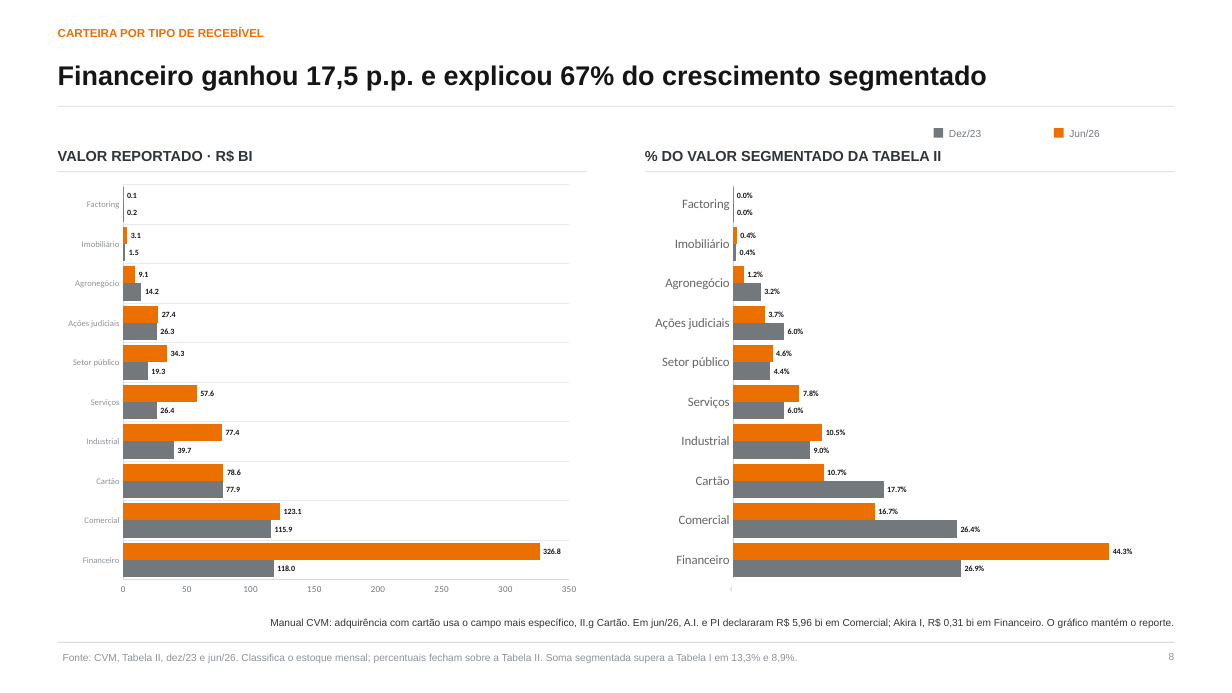
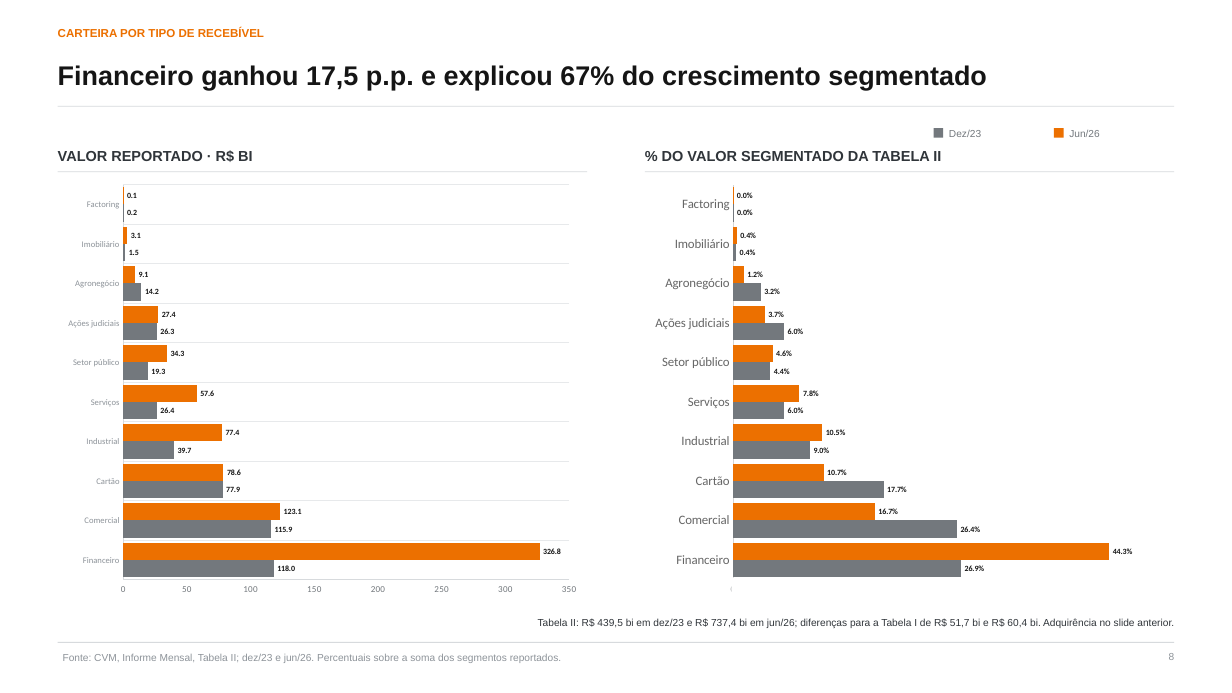
Before and after one commit to abalroar/fidc, a slide deck: slide 8 of data/industry_study/generated_revision/industry_executive_revised.pptx. Drawn at 1232x693 pixels with LibreOffice and Linux fonts; fonts in the diff are those of the drawing. Boxes give left, top, right and bottom in pixels: in the first picture for what was removed or moved away, otherwise in the second. Text is boxed around its words. In the diff, an @@ line names an element or a change of style, - is before the commit and + after.

```diff
--- a/data/industry_study/generated_revision/industry_executive_revised.pptx
+++ b/data/industry_study/generated_revision/industry_executive_revised.pptx
@@ text at [538, 619, 1174, 628]: text changed @@
-Manual CVM: adquirência com cartão usa o campo mais específico, II.g Cartão. Em jun/26, A.I. e PI declararam R$ 5,96 bi em Comercial; Akira I, R$ 0,31 bi em Financeiro. O gráfico mantém o reporte.
+Tabela II: R$ 439,5 bi em dez/23 e R$ 737,4 bi em jun/26; diferenças para a Tabela I de R$ 51,7 bi e R$ 60,4 bi. Adquirência no slide anterior.
@@ text at [63, 654, 561, 663]: text changed @@
-Fonte: CVM, Tabela II, dez/23 e jun/26. Classifica o estoque mensal; percentuais fecham sobre a Tabela II. Soma segmentada supera a Tabela I em 13,3% e 8,9%.
+Fonte: CVM, Informe Mensal, Tabela II; dez/23 e jun/26. Percentuais sobre a soma dos segmentos reportados.
```
Also in this commit, not shown: 14 other slides changed, 30 other files.
